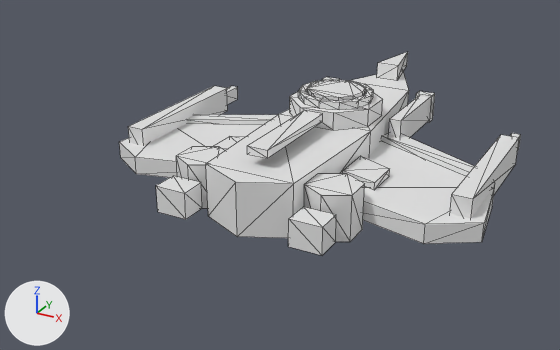
A saved change to the FBX model Assets/Art/PSXv2/PSXv2_Player.fbx.
Both versions are drawn from a 50 mm lens placed at (1.23, -2.55, 1.23), pointed at (-0.13, -0.08, 0.0). Every picture has the same lights, and +X, +Y and +Z are marked at lower left. The older version comes first. Mesh edges are drawn as thin lines. Where no turn or scale is listed for an object, it has been applied to the vertices.

In view in the first picture: 'PSXv2_Player', 'PSXv2_Player_HitboxCore', 'PSXv2_Player_HitboxRing'.
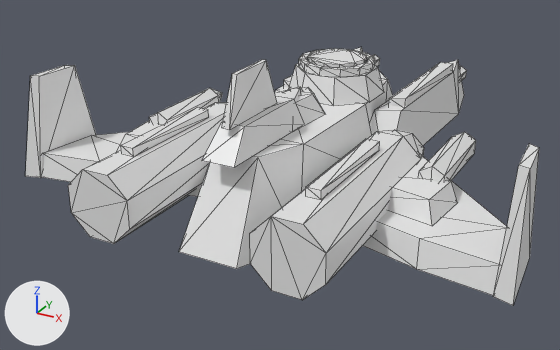
The change in detail:
me_psxv2_player_001 is used by ob_psxv2_player; location (0.0, 0.0, 0.0).
me_psxv2_player_001 had 202 vertices, 259 faces and spanned x -0.74..0.74, y -0.61..0.98, z 0.0..0.27.
me_psxv2_player_001 now has 280 vertices, 411 faces and spans x -0.92..0.92, y -0.88..1.15, z 0.0..0.56.
me_psxv2_player_001 part 2: the loose piece of 8 vertices spanning x 0.2..0.34, y -0.24..-0.04, z 0.1..0.13 is moved by (0.01, -0.06, 0.04).
me_psxv2_player_001 part 3: the loose piece of 8 vertices spanning x -0.34..-0.2, y -0.24..-0.04, z 0.1..0.13 is moved by (-0.01, -0.06, 0.04).
me_psxv2_player_001 part 4: the loose piece of 8 vertices spanning x 0.2..0.32, y -0.61..-0.51, z 0.02..0.12 is scaled about its middle by (0.417, 4.4, 0.3), then moved by (0.08, 0.06, 0.22).
me_psxv2_player_001 part 5: the loose piece of 8 vertices spanning x -0.32..-0.2, y -0.61..-0.51, z 0.02..0.12 is scaled about its middle by (0.417, 4.4, 0.3), then moved by (-0.08, 0.06, 0.22).
me_psxv2_player_001 part 6: the loose piece of 16 vertices spanning x -0.2..0.2, y -0.6..0.92, z 0.0..0.2 is rebuilt with 18 vertices and now spans x -0.23..0.23, y -0.78..0.78, z 0.0..0.3.
me_psxv2_player_001 part 7: the loose piece of 10 vertices spanning x 0.18..0.74, y -0.4..0.22, z 0.03..0.1 is rebuilt with 10 vertices and now spans x 0.2..0.9, y -0.62..0.3, z 0.04..0.13.
me_psxv2_player_001 part 8: the loose piece of 10 vertices spanning x -0.74..-0.18, y -0.4..0.22, z 0.03..0.1 is rebuilt with 10 vertices and now spans x -0.9..-0.2, y -0.62..0.3, z 0.04..0.13.
me_psxv2_player_001 part 9: 13 loose pieces with 118 vertices, spanning x -0.69..0.69, y -0.5..0.98, z 0.0..0.27, are deleted.
me_psxv2_player_001 part 10: 16 vertices removed from x -0.7..0.7, y -0.02..0.3, z 0.06..0.12; 210 vertices added at x -0.92..0.92, y -0.88..1.15, z 0.03..0.56.
me_psxv2_player_hitboxcore_001 is used by ob_psxv2_player_hitboxcore; location (0.0, 0.0, 0.0).
me_psxv2_player_hitboxcore_001 had 24 vertices, 34 faces and spanned x -0.115..0.115, y 0.045..0.275, z 0.27..0.31.
me_psxv2_player_hitboxcore_001 now has 24 vertices, 34 faces and spans x -0.115..0.115, y 0.045..0.275, z 0.4..0.44.
me_psxv2_player_hitboxcore_001 part 1: the whole mesh is moved by (0.0, 0.0, 0.13).
me_psxv2_player_hitboxring_001 is used by ob_psxv2_player_hitboxring; location (0.0, 0.0, 0.0).
me_psxv2_player_hitboxring_001 had 48 vertices, 96 faces and spanned x -0.15..0.15, y 0.01..0.31, z 0.27..0.3.
me_psxv2_player_hitboxring_001 now has 48 vertices, 96 faces and spans x -0.15..0.15, y 0.01..0.31, z 0.4..0.43.
me_psxv2_player_hitboxring_001 part 11: the whole mesh is moved by (0.0, 0.0, 0.13).

What differs and where, as boxes (x1, y1, x2, y2) in the pictures (560 x 350 px; the box of a moved part takes in the faces that stretch with it):
'PSXv2_Player', reshaped (28% wider, 27% taller): before (119, 52, 521, 255); after (25, 47, 539, 306)
'PSXv2_Player_HitboxCore', moved: before (307, 80, 365, 100); after (308, 49, 366, 67)
'PSXv2_Player_HitboxRing', moved: before (298, 80, 374, 110); after (299, 50, 375, 77)
part 2 of me_psxv2_player_001, moved or reshaped (not visible afterwards): before (343, 156, 390, 190)
part 3 of me_psxv2_player_001, moved or reshaped (not visible afterwards): before (212, 136, 245, 150)
part 4 of me_psxv2_player_001, moved or reshaped: before (288, 207, 336, 255); after (306, 139, 380, 200)
part 5 of me_psxv2_player_001, moved or reshaped: before (156, 176, 202, 219); after (121, 108, 209, 157)
part 6 of me_psxv2_player_001, rebuilt (19% taller): before (206, 72, 409, 238); after (179, 71, 393, 269)
part 7 of me_psxv2_player_001, rebuilt: before (363, 141, 494, 244); after (362, 181, 507, 296)
part 8 of me_psxv2_player_001, rebuilt: before (119, 123, 262, 178); after (42, 132, 203, 197)
part 9 of me_psxv2_player_001, deleted: before (128, 52, 521, 242)
part 10 of me_psxv2_player_001, built on (mostly hidden before): before (188, 114, 495, 188); after (25, 47, 539, 306)
